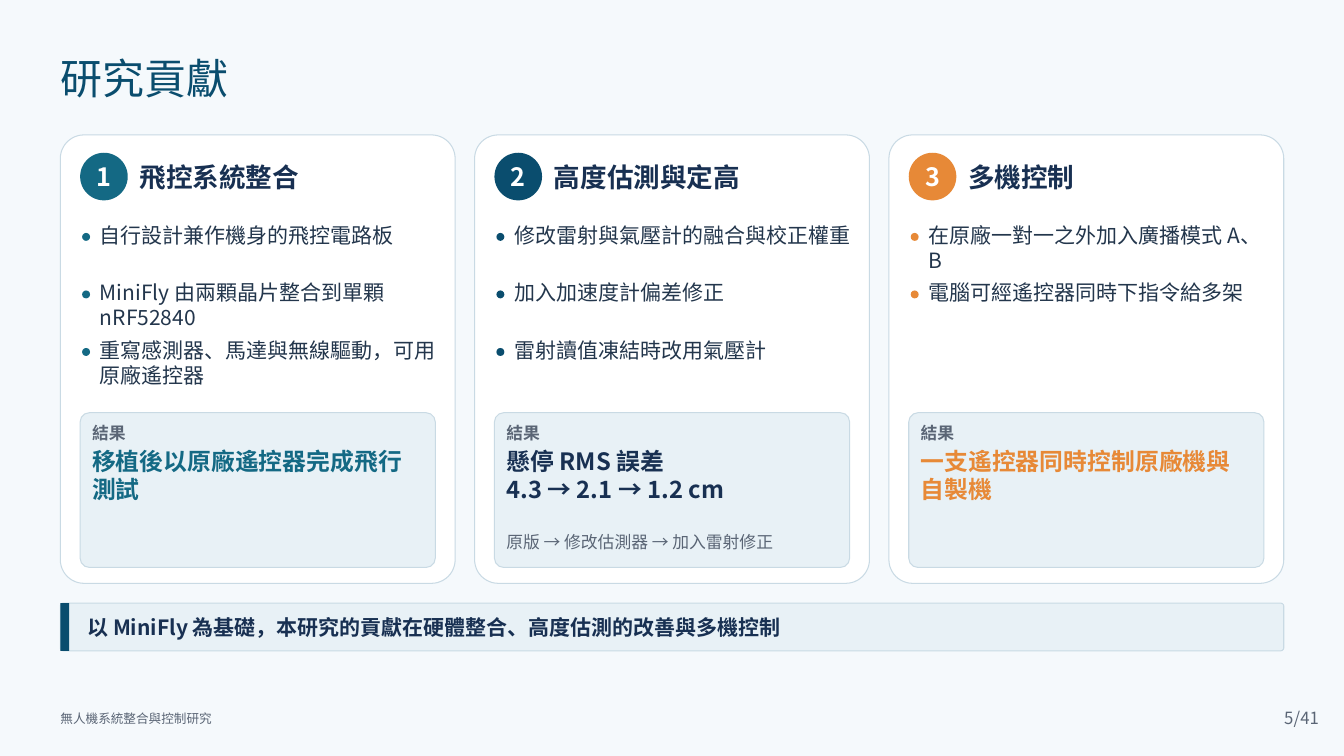
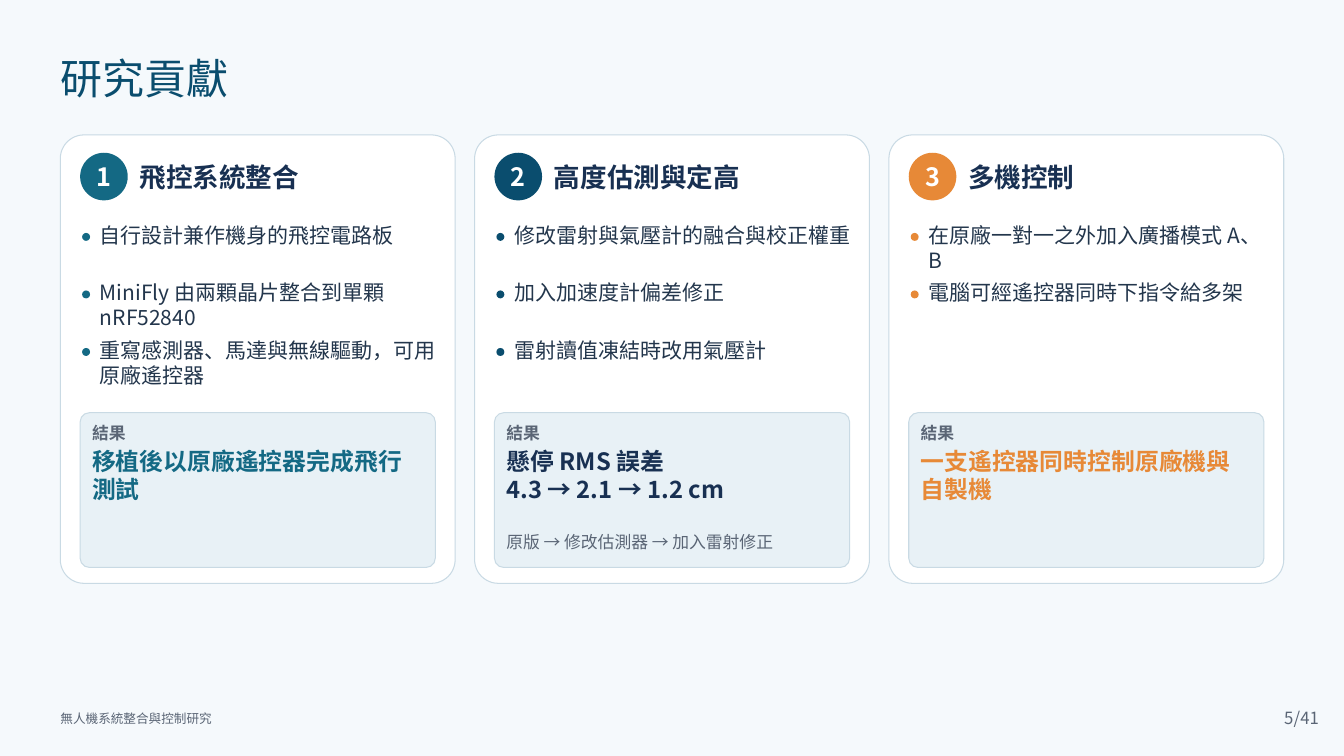
Before and after one commit to lingken1028/-, a slide deck: slide 5 of 無人機系統整合與控制研究_口試簡報 2.pptx. Drawn at 1344x756 pixels with LibreOffice and Linux fonts; fonts in the diff are those of the drawing. Boxes give left, top, right and bottom in pixels: in the first picture for what was removed or moved away, otherwise in the second. Text is boxed around its words. In the diff, an @@ line names an element or a change of style, - is before the commit and + after.

```diff
--- a/無人機系統整合與控制研究_口試簡報 2.pptx
+++ b/無人機系統整合與控制研究_口試簡報 2.pptx
@@ rounded rectangle removed at box(60, 603, 1285, 650) @@
@@ rounded rectangle removed at box(60, 603, 70, 650) @@
@@ text removed at box(87, 617, 781, 640) @@
-以 MiniFly 為基礎，本研究的貢獻在硬體整合、高度估測的改善與多機控制
```
Also in this commit, not shown: 7 other slides changed.
